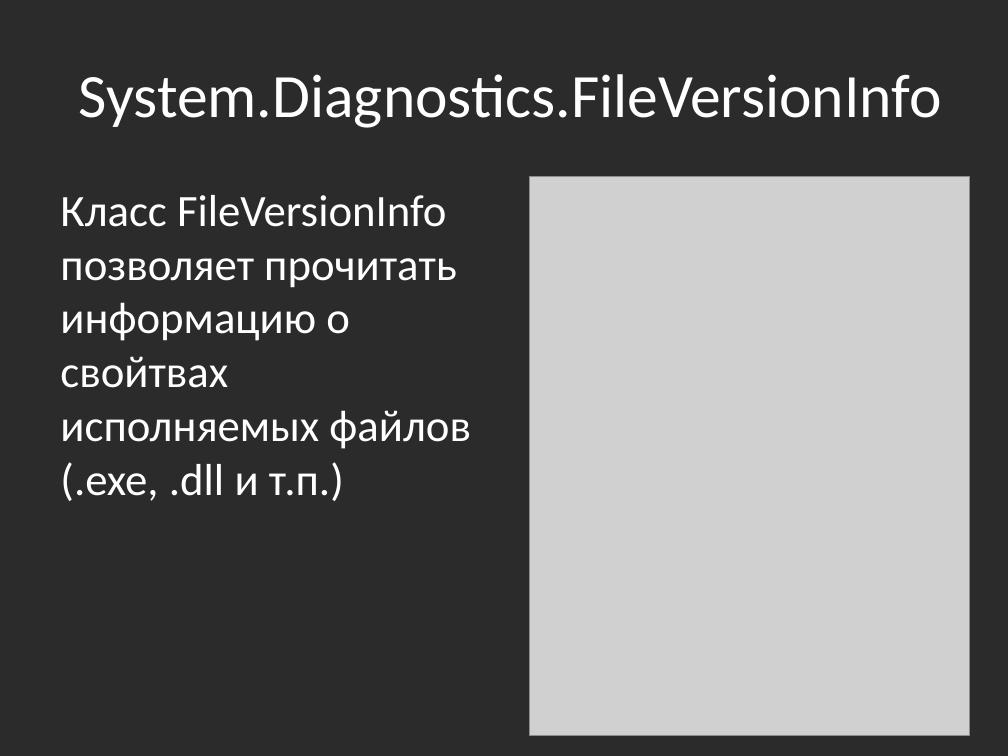
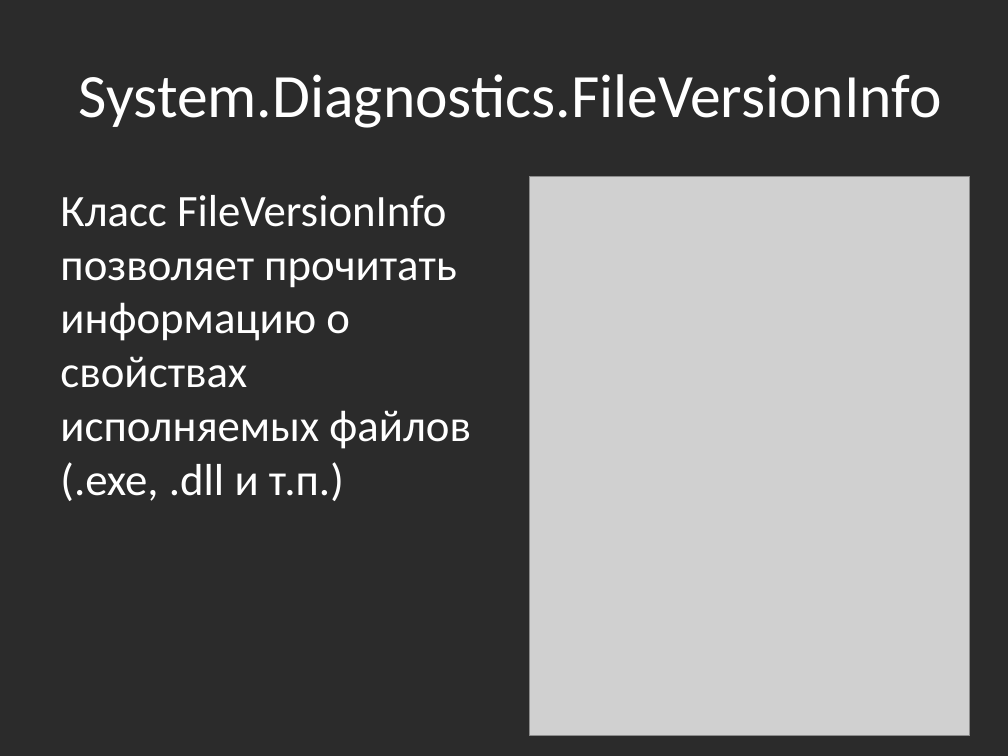
Before and after one commit to bazile/Training, a slide deck: slide 31 of Presentation/lesson-04-io.pptx. Drawn at 1008x756 pixels with LibreOffice and Linux fonts; fonts in the diff are those of the drawing; grey boxes stand for pictures; background and template pictures are left out; a plain dark background stands for a picture behind light text. Boxes give left, top, right and bottom in pixels: in the first picture for what was removed or moved away, otherwise in the second. Text is boxed around its words. In the diff, an @@ line names an element or a change of style, - is before the commit and + after.

```diff
--- a/Presentation/lesson-04-io.pptx
+++ b/Presentation/lesson-04-io.pptx
@@ text at (60,195,471,501): text changed @@
-Класс FileVersionInfo позволяет прочитать информацию о свойтвах исполняемых файлов (.exe, .dll и т.п.)
+Класс FileVersionInfo позволяет прочитать информацию о свойcтвах исполняемых файлов (.exe, .dll и т.п.)
```
Also in this commit, not shown: 1 slide added.
